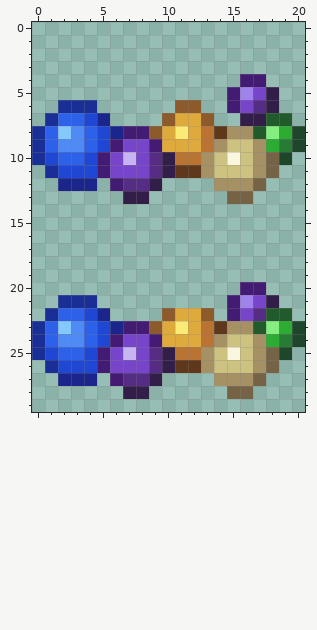
Pixel-art sprite: NPCs/Sprinkler/Sprinkler_0_1.png. Above, as it was before the edit.
The file is 42x60 pixels, drawn in blocks of 2x2; one block is one cell here.
And afterwards:
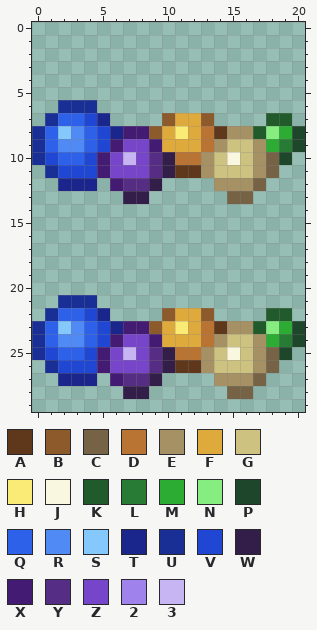
Palette (. is transparent): A #5f371b  B #8d5a2c  C #766345  D #b97333  E #a59163  F #dfaa3c  G #cec280  H #faea76  J #f9f7df  K #225b2b  L #287b35  M #2dac33  N #86ed81  P #1e462b  Q #2d61ea  R #508af5  S #85c9fc  T #1b268d  U #1a2f95  V #1f47d3  W #321e48  X #441b72  Y #562d84  Z #7745c9  2 #9f82ec  3 #c6b4f3
Difference:
The author cleared colour 2 in row 5 at x 16; in row 21 at x 16.
The author cleared colour B in row 6 at x 11 to 12.
The author cleared colour W in rows 5 to 6 at x 18; in row 7 at x 16 to 17; in row 21 at x 18.
The author cleared colour X in row 4 at x 16 to 17; in rows 5 to 6 at x 15; in row 20 at x 16 to 17; in rows 21 to 22 at x 15.
The author cleared colour Y in row 6 at x 17; in row 22 at x 17.
The author cleared colour Z in row 5 at x 17; in row 6 at x 16; in row 21 at x 17; in row 22 at x 16.
Changed places in both pictures, as pixel boxes (x1, y1, x2, y2):
erased: (175, 74, 279, 126)
erased: (227, 282, 279, 321)
